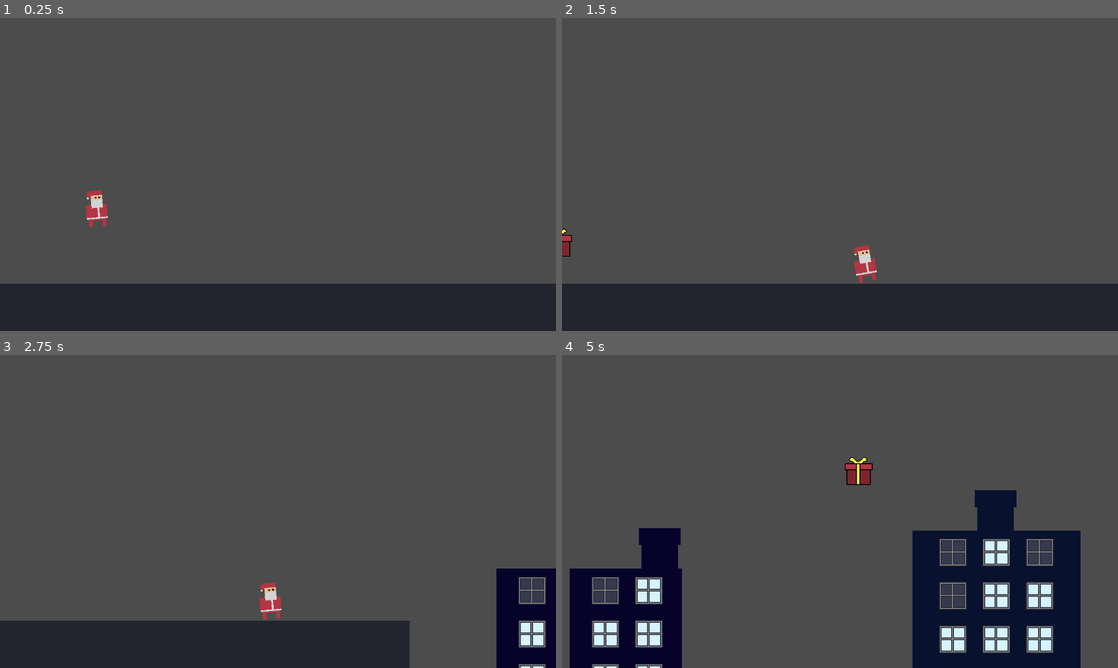
Above: before the commit, frames 1-4 (two rows, left to right).
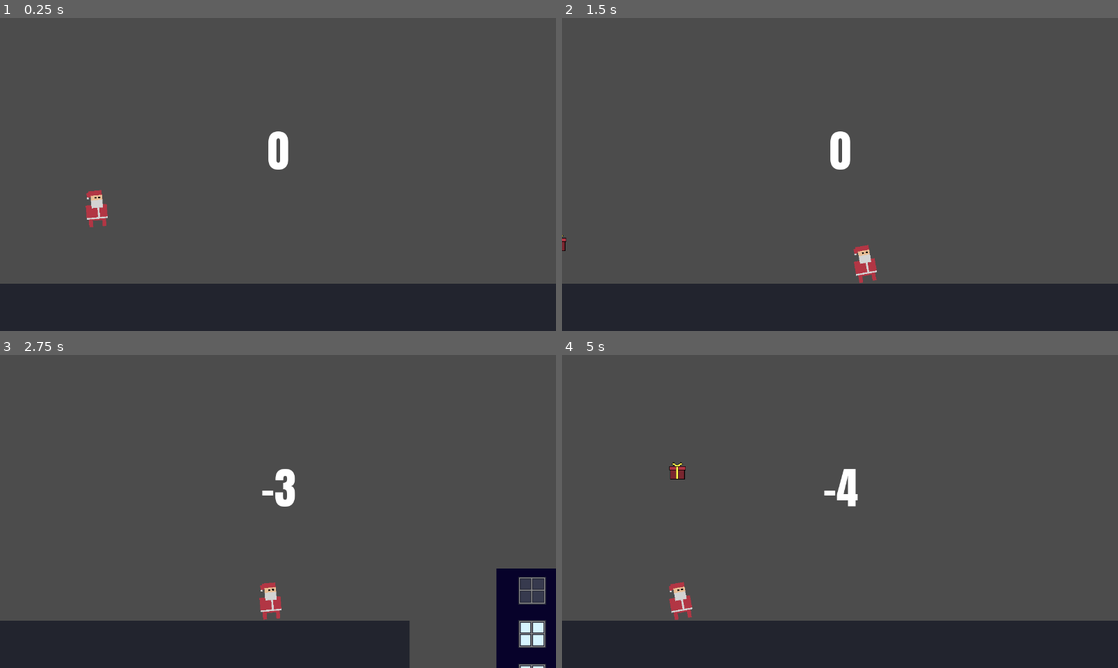
Above: after the commit, the same moments.

Repository: MarinMario/djam3-game
Game: Godot game, scene res://world/world.tscn
Same seed, same stepped clock (60 frames per second), same inputs: the game is played once before the commit and once after it. The project has no main scene, so this scene is started directly.
Inputs:
- Up to frame 1 (0.25 s): no input
- Up to frame 2 (1.5 s): tap Enter (ui_accept) at 0.5, 0.77 s; hold Right (ui_right) from 0.53 s (still down)
- Up to frame 3 (2.75 s): tap Enter (ui_accept) at 1.52 s; release Right (ui_right) at 2.03 s; hold Left (ui_left) from 2.03 s (still down)
- Up to frame 4 (5 s): release Left (ui_left) at 2.78 s; hold Right (ui_right) 2.78-4.28 s; tap Enter (ui_accept) at 3.02, 3.77, 4.52 s; hold Left (ui_left) from 4.28 s (still down)

The runs differ from the first frame. In frame 1, 0.4% of the frame differs, in the area x 48-52%, y 36-49%; in frame 2, 0.5%; in frame 3, 0.3%; in frame 4, 28%, in the area x 0-100%, y 32-100%.

Commit message:
backup

Diff:
--- a/game/djam3_game/gift/gift.gd
+++ b/game/djam3_game/gift/gift.gd
@@ -11,11 +11,13 @@
 	self.position.y += speed * delta
 	self.position.x -= 500 * delta
 
-	if self.position.y > 800: self.queue_free()
+	if self.position.y > 800:
+		global.score -= 1
+		print(global.score)
+		self.queue_free()
 
-func _on_gift_body_entered(body):
-	if body.name == "horn":
+func _on_gift_area_entered(area):
+	if area.is_in_group("horn"):
 		global.score += 1
+		print(global.score)
 		self.queue_free()
-	else:
-		global.score -= 1
--- a/game/djam3_game/gift/gift.tscn
+++ b/game/djam3_game/gift/gift.tscn
@@ -4,16 +4,18 @@
 [ext_resource path="res://gift/gift.png" type="Texture" id=2]
 
 [sub_resource type="RectangleShape2D" id=1]
-extents = Vector2( 34.6487, 34.3158 )
+extents = Vector2( 19.9597, 20.0959 )
 
 [node name="gift" type="Area2D"]
+z_index = -1
+z_as_relative = false
 script = ExtResource( 1 )
 
 [node name="Sprite" type="Sprite" parent="."]
-scale = Vector2( 0.5, 0.5 )
+scale = Vector2( 0.3, 0.3 )
 texture = ExtResource( 2 )
 
 [node name="CollisionShape2D" type="CollisionShape2D" parent="."]
 position = Vector2( 0, 1.52588e-005 )
 shape = SubResource( 1 )
-[connection signal="body_entered" from="." to="." method="_on_gift_body_entered"]
+[connection signal="area_entered" from="." to="." method="_on_gift_area_entered"]
--- a/game/djam3_game/house/big_house.tscn
+++ b/game/djam3_game/house/big_house.tscn
@@ -100,4 +100,4 @@
 position = Vector2( 59.9908, -62.2613 )
 
 [node name="horn2" parent="." instance=ExtResource( 3 )]
-position = Vector2( 540.121, -61.4039 )
+position = Vector2( 563.27, -58.8318 )
--- a/game/djam3_game/house/horn.gd
+++ b/game/djam3_game/house/horn.gd
@@ -1,4 +1,4 @@
-extends StaticBody2D
+extends Area2D
 
 func _ready():
 	$Sprite.modulate = get_parent().get_node("house").get_node("Sprite").modulate
--- a/game/djam3_game/house/horn.tscn
+++ b/game/djam3_game/house/horn.tscn
@@ -4,14 +4,17 @@
 [ext_resource path="res://house/flue.png" type="Texture" id=2]
 
 [sub_resource type="RectangleShape2D" id=1]
-extents = Vector2( 47.2056, 16.1724 )
+extents = Vector2( 41.382, 13.9077 )
 
-[node name="horn" type="StaticBody2D"]
+[node name="horn" type="Area2D" groups=[
+"horn",
+]]
 script = ExtResource( 1 )
 
 [node name="CollisionShape2D" type="CollisionShape2D" parent="."]
-position = Vector2( -0.144997, 80.7624 )
-z_index = 2
+position = Vector2( -0.144997, 41.6148 )
+z_index = 99
+z_as_relative = false
 shape = SubResource( 1 )
 
 [node name="Sprite" type="Sprite" parent="."]
--- a/game/djam3_game/world/world.gd
+++ b/game/djam3_game/world/world.gd
@@ -10,9 +10,15 @@
 
 	$floor.position.x -= 500 * delta
 
+	$score/label.text = str(global.score)
+
 func spawn_house():
 	var medium_house = global.MEDIUM_HOUSE.instance()
 	var big_house = global.BIG_HOUSE.instance()
 	var small_house = global.SMALL_HOUSE.instance()
 	var house = [medium_house, big_house, small_house]
 	add_child(house[randi()%house.size()])
+
+func _on_void_body_entered(body):
+	if body.name == "player":
+		get_tree().reload_current_scene()
--- a/game/djam3_game/world/world.tscn
+++ b/game/djam3_game/world/world.tscn
@@ -1,10 +1,20 @@
-[gd_scene load_steps=4 format=2]
+[gd_scene load_steps=7 format=2]
 
 [ext_resource path="res://world/world.gd" type="Script" id=1]
 [ext_resource path="res://player/player.tscn" type="PackedScene" id=2]
 
 [sub_resource type="RectangleShape2D" id=1]
 extents = Vector2( 1685.83, 52.6817 )
+
+[sub_resource type="RectangleShape2D" id=2]
+extents = Vector2( 2635.14, 77.9673 )
+
+[sub_resource type="DynamicFontData" id=3]
+font_path = "res://world/Anton-Regular.ttf"
+
+[sub_resource type="DynamicFont" id=4]
+size = 100
+font_data = SubResource( 3 )
 
 [node name="world" type="Node2D"]
 script = ExtResource( 1 )
@@ -13,6 +23,7 @@
 position = Vector2( 224.06, 236.648 )
 
 [node name="floor" type="StaticBody2D" parent="."]
+editor/display_folded = true
 
 [node name="CollisionShape2D" type="CollisionShape2D" parent="floor"]
 position = Vector2( 638.798, 661.114 )
@@ -24,3 +35,25 @@
 margin_right = 2318.0
 margin_bottom = 721.0
 color = Color( 0.137255, 0.145098, 0.184314, 1 )
+
+[node name="void" type="Area2D" parent="."]
+editor/display_folded = true
+position = Vector2( 0, 899.363 )
+
+[node name="CollisionShape2D" type="CollisionShape2D" parent="void"]
+position = Vector2( 469.703, 61.7683 )
+shape = SubResource( 2 )
+
+[node name="score" type="Node2D" parent="."]
+z_index = -999
+
+[node name="label" type="Label" parent="score"]
+margin_left = -1.0
+margin_top = 3.0
+margin_right = 1283.0
+margin_bottom = 612.0
+custom_fonts/font = SubResource( 4 )
+text = "0"
+align = 1
+valign = 1
+[connection signal="body_entered" from="void" to="." method="_on_void_body_entered"]
Binary file added: game/djam3_game/world/Anton-Regular.ttf
